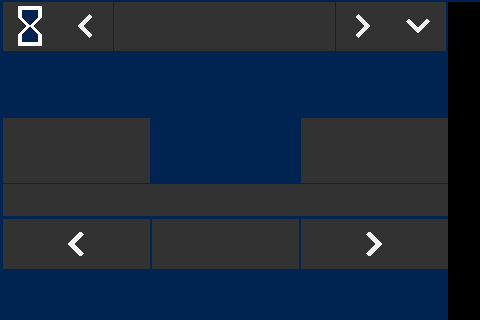
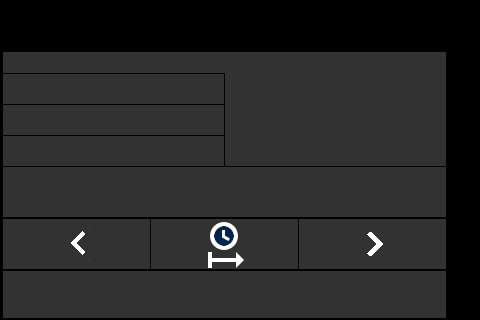
Before/after of a 480×320 layered artwork. What changed in the layer stack:
added layer "Next #3" above "Next #2" over <box>3,74,224,104</box>
added layer "Next #2" above "Next #1" over <box>3,105,224,135</box>
added layer "Next #1" above "FriendlyName 443x30" over <box>150,136,224,166</box>
added layer "FriendlyName 443x30" above "Next" over <box>3,167,446,217</box>
renamed "Lag2" to "Next", moved it above "Start", painted on it over <box>299,219,448,269</box>
renamed "Lag3" to "Start", moved it above "Prev", painted on it over <box>151,219,299,269</box>
renamed "Lag1" to "Prev", moved it above "NaviSup_55x49", painted on it over <box>60,225,96,261</box>
hid "NaviSup_55x49", painted on it over <box>391,2,446,51</box>
hid "NaviRight_55x49", painted on it over <box>336,2,391,51</box>
hid "NaviTime_221x49" over <box>114,2,335,51</box>
hid "NaviLeft_55x49", painted on it over <box>58,2,113,51</box>
hid "PageLogo_55x49", painted on it over <box>3,2,58,51</box>
painted on "baggrund" over <box>0,0,480,320</box>
